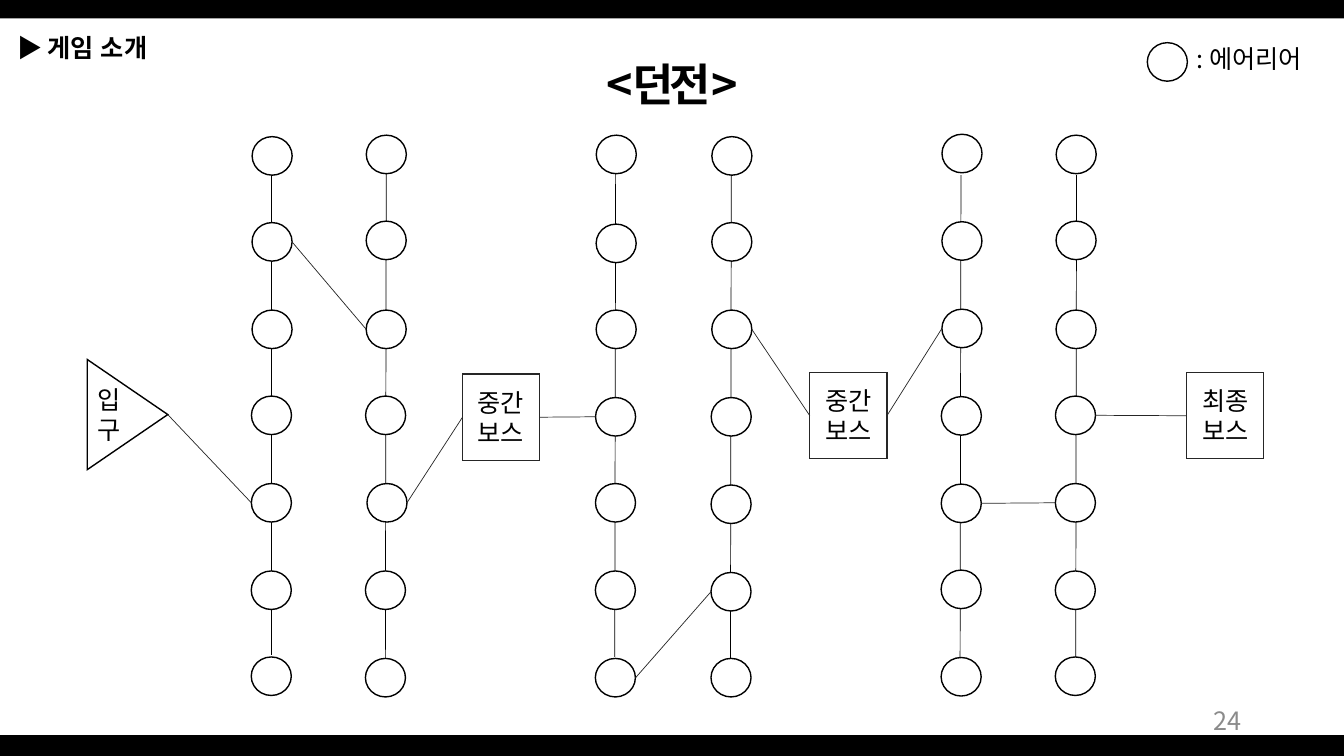
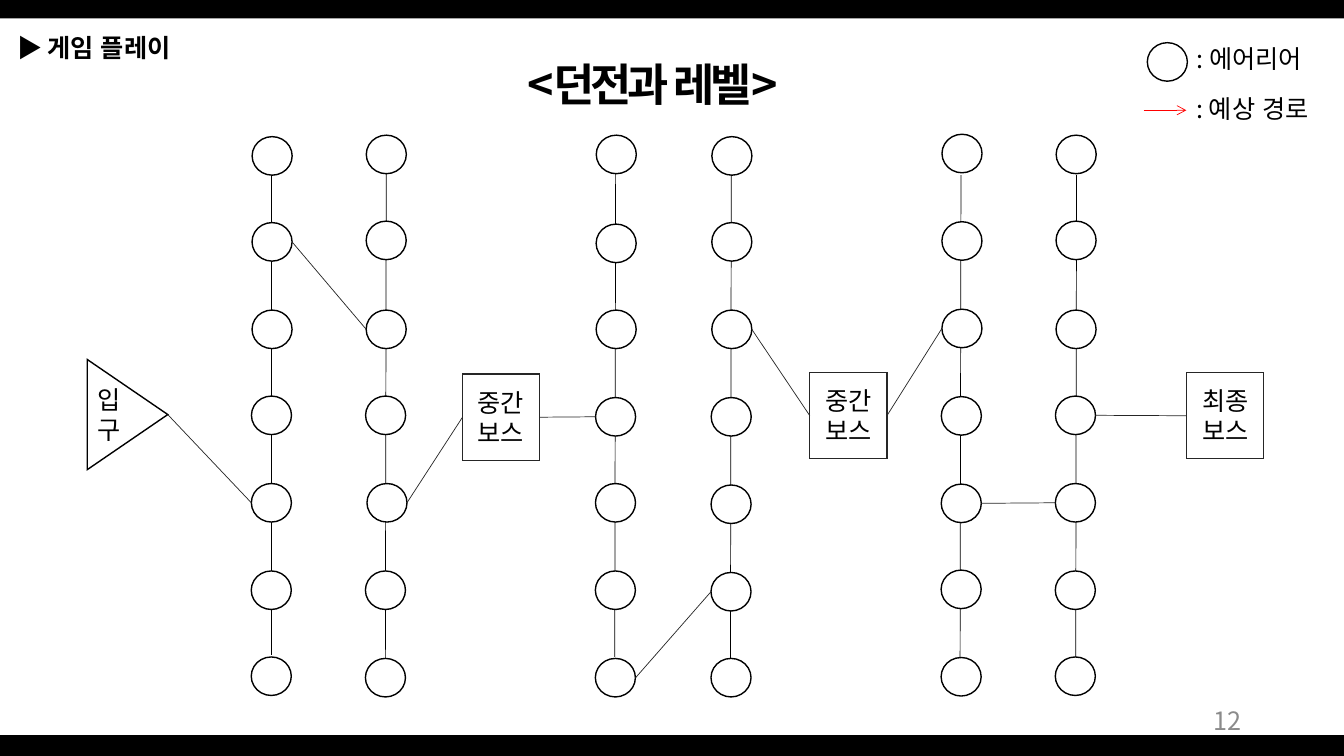
Before and after one commit to Bumizi/GameDesign, a slide deck: slide 12 of 2018 동계방학 기획자 특훈/Dungeon Tamer_190103.pptx (slide 24 before the commit). Drawn at 1344x756 pixels with LibreOffice and Linux fonts; fonts in the diff are those of the drawing. Boxes give left, top, right and bottom in pixels: in the first picture for what was removed or moved away, otherwise in the second. Text is boxed around its words. In the diff, an @@ line names an element or a change of style, - is before the commit and + after.

Commit message:
Dungeon Tamer 5차
제안서 5차
-목차 및 슬라이드 순서 변경
-게임 플레이 파트 대대적 수정

```diff
--- a/2018 동계방학 기획자 특훈/Dungeon Tamer_190103.pptx
+++ b/2018 동계방학 기획자 특훈/Dungeon Tamer_190103.pptx
@@ text at bbox=[47, 36, 171, 60]: text changed @@
-▶ 게임 소개
+▶ 게임 플레이
@@ text at bbox=[527, 63, 778, 105]: text changed @@
-<던전>
+<던전과 레벨>
@@ arrow added from (1144, 110) to (1187, 110), #FF0000 0.5 pt @@
@@ text added at bbox=[1209, 97, 1308, 120], 18 pt, text #000000 @@
+: 예상 경로
@@ page number at bbox=[1213, 711, 1241, 737]: text changed @@
-24
+12
```
Also in this commit, not shown: 23 other slides changed, 3 slides added, 3 slides removed, 12 other files.
